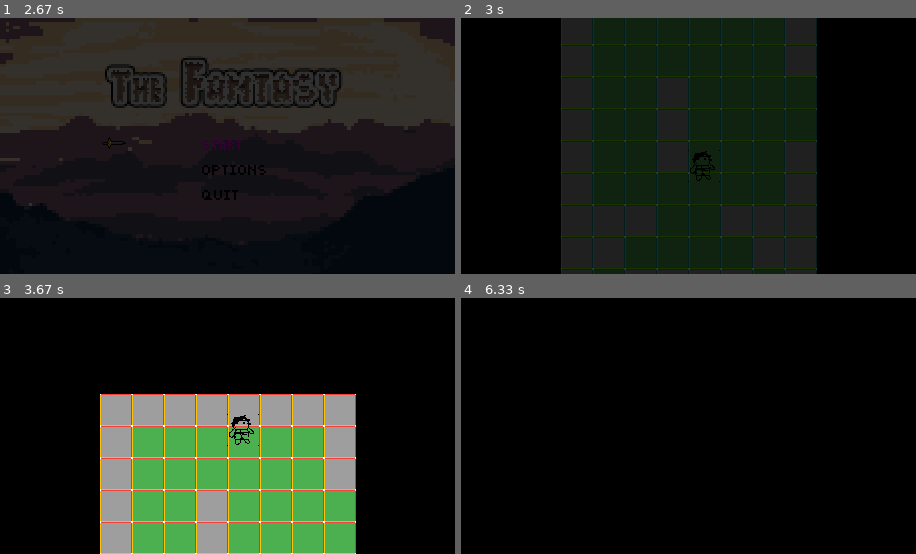
Above: before the commit, frames 1-4 (two rows, left to right).
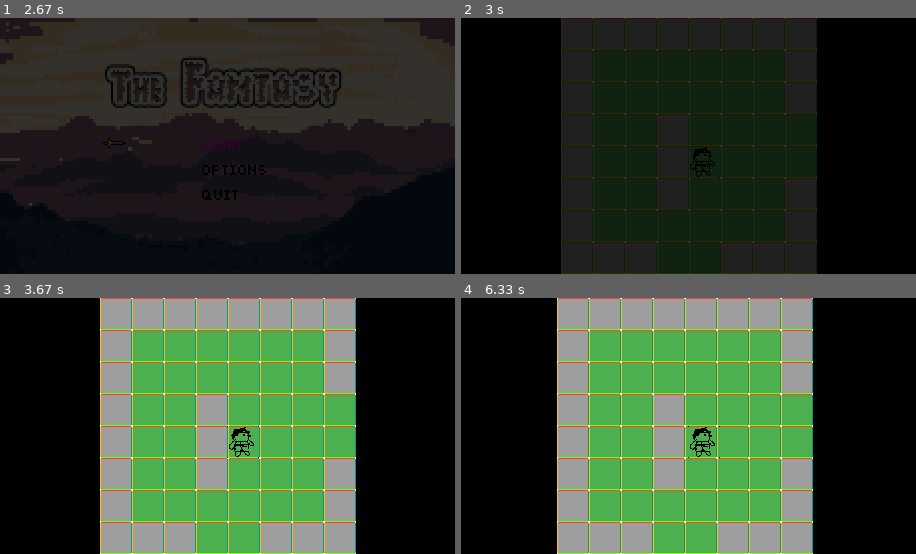
Above: after the commit, the same moments.

Repository: Oscarita25/PygameFantasyGame
Game: pygame game, started from Main.py
Two runs of this game, one before a commit and one after it. Both use one fixed random seed, a clock stepped at 60 frames per second and the inputs below.
Inputs (mouse positions are in pixels of both pictures, inside the frame that each line leads up to):
- Up to frame 1 (2.67 s): click "Options" at 0.38 s; hold Up 0.83-1.3 s; tap Enter at 1.33, 2.07 s; hold Down 1.67-2.03 s; hold Up from 2.4 s (still down); move the mouse to (236, 89) at 2.43 s
- Up to frame 2 (3 s): release Up at 2.7 s; hold Down from 2.73 s (still down); move the mouse to (806, 166) at 2.77 s
- Up to frame 3 (3.67 s): release Down at 3.03 s; hold Esc 3.07-3.43 s; hold Up 3.07-3.43 s; move the mouse to (104, 497) at 3.1 s; hold Esc from 3.47 s (still down); hold Up from 3.47 s (still down); move the mouse to (341, 472) at 3.5 s
- Up to frame 4 (6.33 s): release Esc at 3.83 s; release Up at 3.83 s; hold W 3.87-4.23 s; hold Up 3.87-4.23 s; move the mouse to (602, 495) at 3.9 s; hold Down 4.67-5.03 s; move the mouse to (624, 351) at 4.7 s; hold S 5.07-5.37 s; hold Up 5.07-5.37 s; move the mouse to (856, 461) at 5.1 s; hold D from 6.07 s (still down); hold Up from 6.07 s (still down); move the mouse to (724, 405) at 6.1 s

Frame 1 is identical in both runs. In frame 2, 4.1% of the frame differs, in the area x 21-79%, y 0-100%; in frame 3, 34%; in frame 4, 56%, in the area x 21-78%, y 0-100%.

Commit message:
bugged PlayerMovement, Moveset

Diff:
--- a/Levels.py
+++ b/Levels.py
@@ -49,10 +49,10 @@
 
 ''' DEFAULT SETTINGS '''
 DEF_CONTROLS = {
-    "move_up": pg.K_UP,
-    "move_down": pg.K_DOWN,
-    "move_right": pg.K_RIGHT,
-    "move_left": pg.K_LEFT
+    "move_up": pg.K_w,
+    "move_down": pg.K_s,
+    "move_right": pg.K_d,
+    "move_left": pg.K_a
 }
 
 ''' Aspect Ratio Muliplicator '''
@@ -68,7 +68,6 @@
 ''' Tileset '''
 tiles = {
 }
-
 
 def init(surface, clck):
     global display
@@ -237,23 +236,30 @@
         # Position and Direction
         self.pos = vec(x, y)
         self.vel = vec(0, 0)
-        self.speed = 32
+        self.speed = 64
         self.direction = "DOWN"
 
     def move_p(self):
-        self.pos.update(self.pos + self.vel)
+        pass
+        #self.pos.update(self.pos + self.vel)
 
     def update_p(self, keys, delta):
         if keys[CONTROLS["move_up"]]:
-            self.vel = vec(0, -self.speed * delta)
+            self.direction = "UP"
+            self.vel.y = -self.speed * delta
         elif keys[CONTROLS["move_down"]]:
-            self.vel = vec(0, self.speed * delta)
+            self.direction = "DOWN"
+            self.vel.y = self.speed * delta
         elif keys[CONTROLS["move_right"]]:
-            self.vel = vec(self.speed * delta, 0)
+            self.direction = "RIGHT"
+            self.vel.x = self.speed * delta
         elif keys[CONTROLS["move_left"]]:
-            self.vel = vec(-self.speed * delta, 0)
+            self.direction = "LEFT"
+            self.vel.x = -self.speed * delta
         else:
             self.vel = vec(0, 0)
+
+        self.pos.update(self.pos + self.vel)
 
     def jump_p(self):
         pass
@@ -383,15 +389,10 @@
                                         (self.title.get_size()[0] * 2, self.title.get_size()[1] * 2)).convert_alpha()
         self.background = pg.image.load('assets/textures/menu/background.png').convert()
         self.background = pg.transform.scale(self.background, display.get_size()).convert()
-        pg.mixer.music.load("assets/sounds/shop_start.wav")
-        pg.mixer.music.play(1)
 
     def game(self):
         global isDebug
-        mouse_pos = pg.mouse.get_pos()  #
-        if not pg.mixer.music.get_busy():
-            pg.mixer.music.load("assets/sounds/shop_loop.wav")
-            pg.mixer.music.play(-1)
+        mouse_pos = pg.mouse.get_pos()
 
         for e in pg.event.get():
             if e.type == pg.QUIT:
@@ -455,7 +456,6 @@
                 if e.button == 1:
                     if self.btn_lst[0].isHover:
                         self.anim_states["anim_cinematic"] = 1
-
                     if self.btn_lst[1].isHover:
                         self.next_scene(optionMenu())
                     if self.btn_lst[2].isHover:
@@ -649,6 +649,66 @@
                  [1, 0, 1, 0, 0, 1, 0, 1],
                  [1, 1, 1, 1, 1, 1, 1, 1]],
 
+            "11, 5":
+                [[1, 1, 1, 1, 1, 1, 1, 1],
+                 [1, 0, 0, 0, 0, 0, 0, 1],
+                 [1, 0, 0, 0, 0, 0, 0, 1],
+                 [0, 0, 0, 0, 0, 0, 0, 1],
+                 [0, 0, 0, 0, 0, 0, 0, 1],
+                 [1, 0, 0, 0, 0, 0, 0, 1],
+                 [1, 0, 0, 0, 0, 0, 0, 1],
+                 [1, 1, 1, 1, 1, 1, 1, 1]],
+
+            "10, 5":
+                [[1, 1, 1, 1, 1, 1, 1, 1],
+                 [1, 0, 0, 0, 0, 0, 0, 1],
+                 [1, 0, 0, 0, 0, 0, 0, 1],
+                 [0, 0, 0, 0, 0, 0, 0, 1],
+                 [0, 0, 0, 0, 0, 0, 0, 1],
+                 [1, 0, 0, 0, 0, 0, 0, 1],
+                 [1, 0, 0, 0, 0, 0, 0, 1],
+                 [1, 1, 1, 1, 1, 1, 1, 1]],
+
+            "9, 5":
+                [[1, 1, 1, 1, 1, 1, 1, 1],
+                 [1, 0, 0, 0, 0, 0, 0, 1],
+                 [1, 0, 0, 0, 0, 0, 0, 1],
+                 [0, 0, 0, 0, 0, 0, 0, 1],
+                 [0, 0, 0, 0, 0, 0, 0, 1],
+                 [1, 0, 0, 0, 0, 0, 0, 1],
+                 [1, 0, 0, 0, 0, 0, 0, 1],
+                 [1, 1, 1, 1, 1, 1, 1, 1]],
+
+            "8, 5":
+                [[1, 1, 1, 1, 1, 1, 1, 1],
+                 [1, 0, 0, 0, 0, 0, 0, 1],
+                 [1, 0, 0, 0, 0, 0, 0, 1],
+                 [0, 0, 0, 0, 0, 0, 0, 1],
+                 [0, 0, 0, 0, 0, 0, 0, 1],
+                 [1, 0, 0, 0, 0, 0, 0, 1],
+                 [1, 0, 0, 0, 0, 0, 0, 1],
+                 [1, 1, 1, 1, 1, 1, 1, 1]],
+
+            "7, 5":
+                [[1, 1, 1, 1, 1, 1, 1, 1],
+                 [1, 0, 0, 0, 0, 0, 0, 1],
+                 [1, 0, 0, 0, 0, 0, 0, 1],
+                 [0, 0, 0, 0, 0, 0, 0, 1],
+                 [0, 0, 0, 0, 0, 0, 0, 1],
+                 [1, 0, 0, 0, 0, 0, 0, 1],
+                 [1, 0, 0, 0, 0, 0, 0, 1],
+                 [1, 1, 1, 1, 1, 1, 1, 1]],
+
+            "6, 5":
+                [[1, 1, 1, 1, 1, 1, 1, 1],
+                 [1, 0, 0, 0, 0, 0, 0, 1],
+                 [1, 0, 0, 0, 0, 0, 0, 1],
+                 [0, 0, 0, 0, 0, 0, 0, 1],
+                 [0, 0, 0, 0, 0, 0, 0, 1],
+                 [1, 0, 0, 0, 0, 0, 0, 1],
+                 [1, 0, 0, 0, 0, 0, 0, 1],
+                 [1, 1, 1, 1, 1, 1, 1, 1]],
+
             "5, 5":
                 [[1, 1, 1, 1, 1, 1, 1, 1],
                  [1, 0, 0, 0, 0, 0, 0, 1],
@@ -680,7 +740,8 @@
 
         # set cam_pos to center of the map.
         self.camera_pos = vec()
-        self.camera_speed = 250
+        self.camera_speed = 2
+        self.camera_dir = vec(0, 0)
         self.camera_pos.x = -self.scaled_map.get_size()[0] / 2 + (128 * (ASPC_MULT - 1))
         self.camera_pos.y = -self.scaled_map.get_size()[1] / 2
 
@@ -699,6 +760,8 @@
         self.Minimap = Minimap(self)
         self.show_minimap = False
 
+        self.controls_locked = False
+
         self.counters["anim_cinematic_01"] = 255
         self.anim_states["anim_cinematic"] = 2  # set animation state to 1. (staying black, then fade)
 
@@ -709,17 +772,39 @@
 
         if round(self.frametime, 0) == 0:
 
-            if keys[CONTROLS["move_up"]]:
-                self.camera_pos.y += self.frametime * self.camera_speed
-            elif keys[CONTROLS["move_down"]]:
-                self.camera_pos.y -= self.frametime * self.camera_speed
-            elif keys[CONTROLS["move_right"]]:
-                self.camera_pos.x -= self.frametime * self.camera_speed
-            elif keys[CONTROLS["move_left"]]:
-                self.camera_pos.x += self.frametime * self.camera_speed
-
-            self.player.move_p()
-            self.player.update_p(keys, self.frametime)
+            if not self.controls_locked:
+                if keys[CONTROLS["move_up"]]:
+                    self.camera_dir.y += (self.frametime * self.camera_speed) * 12
+                    if self.camera_dir.y > self.camera_speed:
+                        self.camera_pos.y += self.camera_speed
+                        self.camera_dir.y = 0
+
+                elif keys[CONTROLS["move_down"]]:
+                    self.camera_dir.y -= (self.frametime * self.camera_speed) * 12
+                    if self.camera_dir.y < -self.camera_speed:
+                        self.camera_pos.y -= self.camera_speed
+                        self.camera_dir.y = 0
+
+                elif keys[CONTROLS["move_right"]]:
+                    self.camera_dir.x -= (self.frametime * self.camera_speed) * 12
+                    if self.camera_dir.x < -self.camera_speed:
+                        self.camera_pos.x -= self.camera_speed
+                        self.camera_dir.x = 0
+
+                elif keys[CONTROLS["move_left"]]:
+                    self.camera_dir.x += (self.frametime * self.camera_speed) * 12
+                    if self.camera_dir.x > self.camera_speed:
+                        self.camera_pos.x += self.camera_speed
+                        self.camera_dir.x = 0
+
+                else:
+                    # if nothing is done reset.
+                    # (if you don't hold a key you won't move)
+                    self.camera_dir.x = 0
+                    self.camera_dir.y = 0
+
+                #self.player.move_p()
+                #self.player.update_p(keys, self.frametime)
 
             for e in pg.event.get():
                 if e.type == pg.QUIT:
@@ -769,8 +854,11 @@
                     if e.key == pg.K_ESCAPE:
                         if self.btn_lst[0].isVisible:
                             self.btn_lst[0].isVisible = False
+                            self.controls_locked = False
                         else:
                             self.btn_lst[0].isVisible = True
+                            self.controls_locked = True
+
                     if e.key == pg.K_m:
                         if self.show_minimap:
                             self.show_minimap = False
@@ -812,6 +900,13 @@
             if self.show_minimap:
                 display.blit(self.Minimap.surface, (display.get_size()[0] - 64, 0))
 
+            if self.controls_locked:
+                s = pg.Surface(display.get_size())
+                s.fill(Colors.BLACK)
+                s.set_alpha(192)
+                display.blit(s, (0, 0))
+                del s
+
             for button in self.btn_lst:
                 button.draw(display)
 
